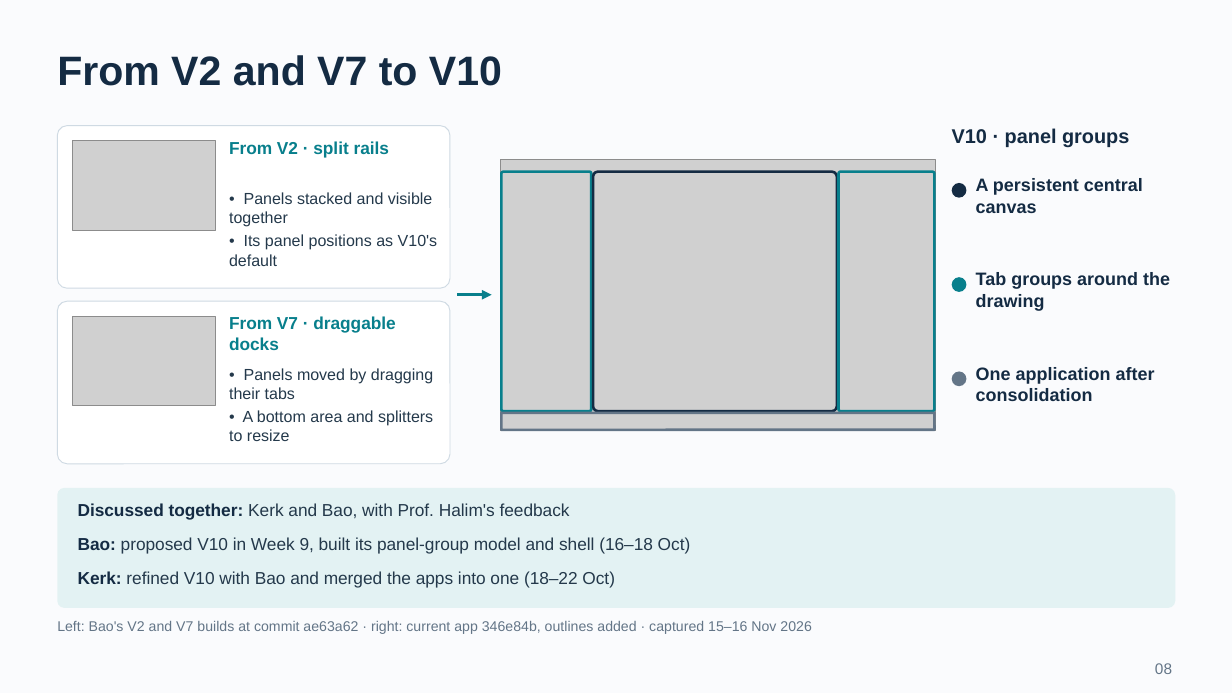
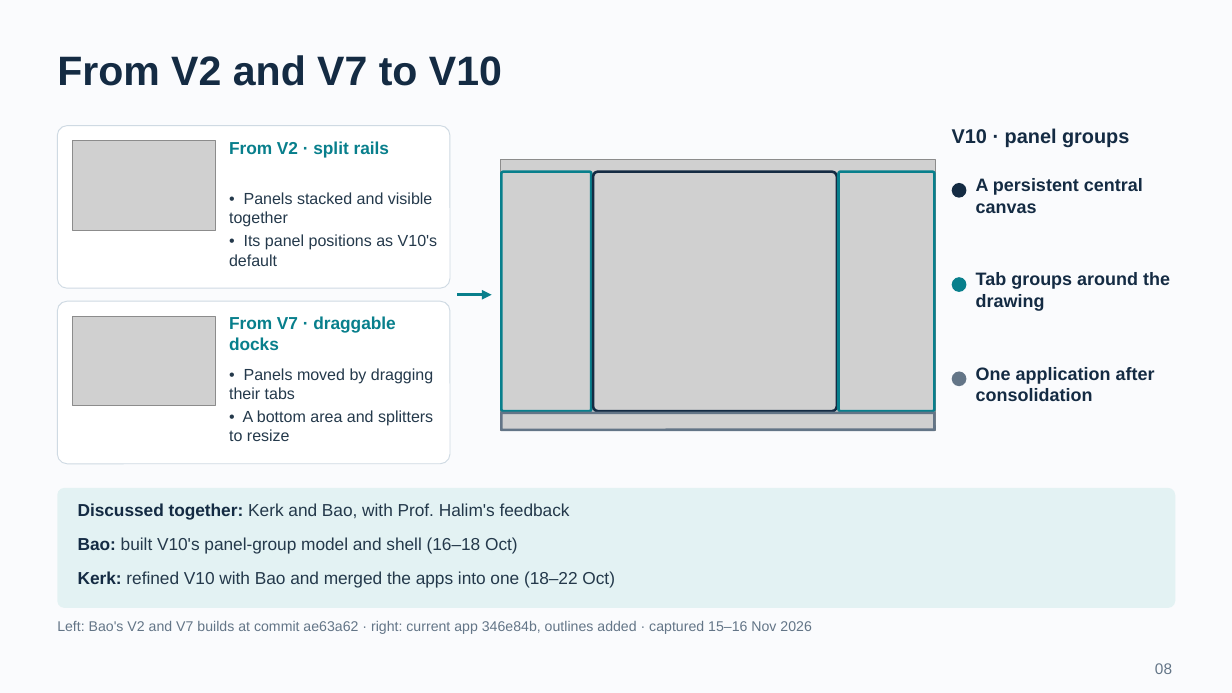
Before and after one commit to BJoozz/docsforfyp, a slide deck: slide 8 of presentation/VisuAlgo_CA_Presentation.pptx. Drawn at 1232x693 pixels with LibreOffice and Linux fonts; fonts in the diff are those of the drawing; grey boxes stand for pictures. Boxes give left, top, right and bottom in pixels: in the first picture for what was removed or moved away, otherwise in the second. Text is boxed around its words. In the diff, an @@ line names an element or a change of style, - is before the commit and + after.

```diff
--- a/presentation/VisuAlgo_CA_Presentation.pptx
+++ b/presentation/VisuAlgo_CA_Presentation.pptx
@@ text at bbox=[78, 537, 518, 554]: text changed @@
-Bao: proposed V10 in Week 9, built its panel-group model and shell (16–18 Oct)
+Bao: built V10's panel-group model and shell (16–18 Oct)
```
Also in this commit, not shown: 5 other files.
